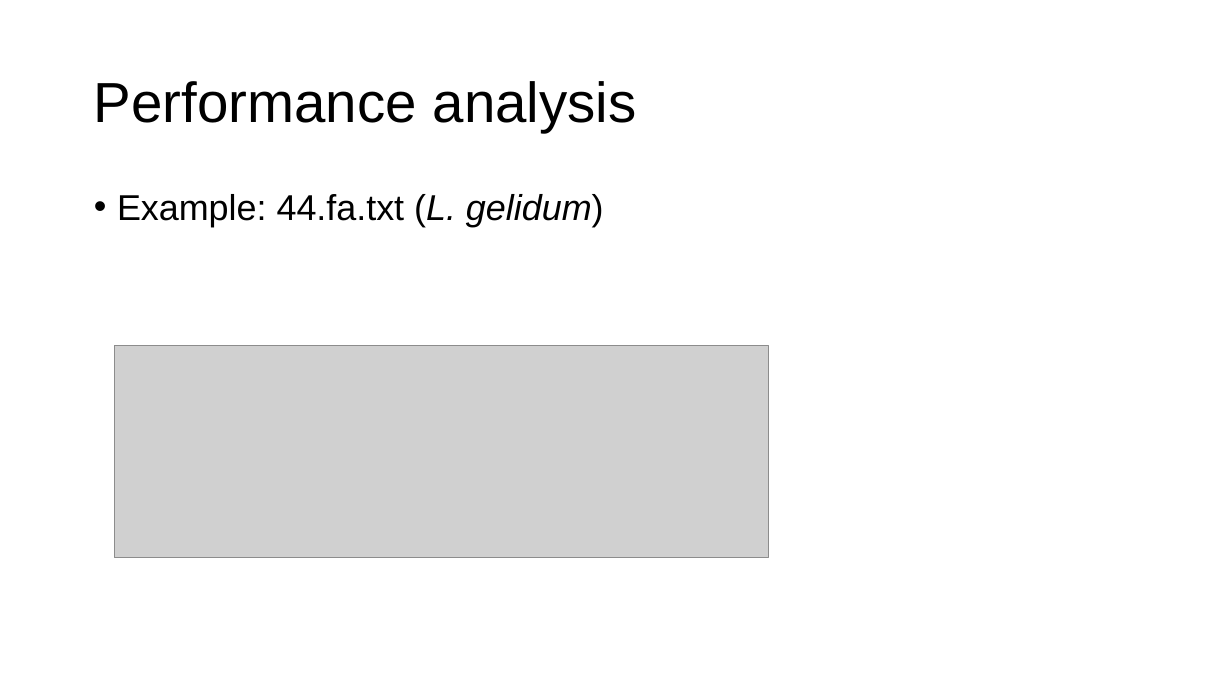
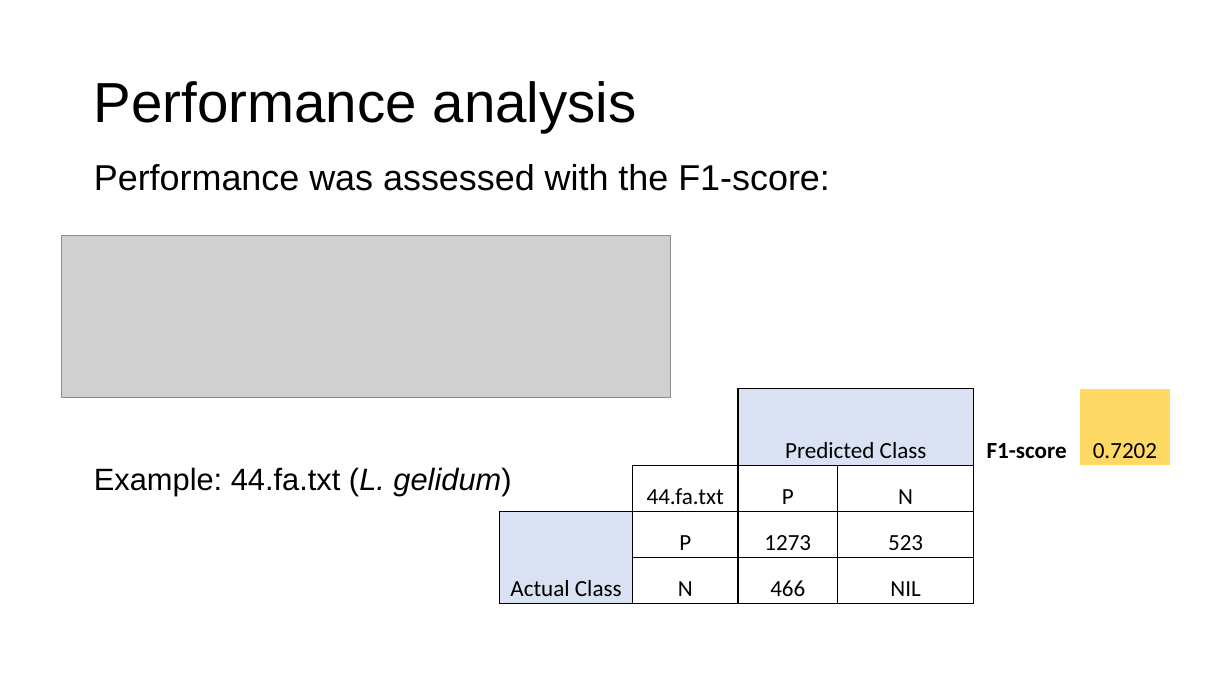
Before and after one commit to maxsenh/comgen, a slide deck: slide 8 of final_project/präsi_max.pptx. Drawn at 1232x693 pixels with LibreOffice and Linux fonts; fonts in the diff are those of the drawing; grey boxes stand for pictures. Boxes give left, top, right and bottom in pixels: in the first picture for what was removed or moved away, otherwise in the second. Text is boxed around its words. In the diff, an @@ line names an element or a change of style, - is before the commit and + after.

```diff
--- a/final_project/präsi_max.pptx
+++ b/final_project/präsi_max.pptx
@@ text "Performance was assessed with the ...": place and size @@
-text "Performance was assessed with the ..." at bbox=[117, 194, 604, 227]
+text "Performance was assessed with the ..." at bbox=[94, 164, 830, 496]
@@ text at bbox=[94, 164, 830, 191]: paragraph added @@
+Performance was assessed with the F1-score:
@@ picture added at bbox=[62, 236, 671, 398] @@
@@ picture removed at bbox=[115, 346, 768, 558] @@
@@ table added at bbox=[500, 389, 1171, 604], 4 rows, 6 columns @@
+ |  | Predicted Class |  | F1-score | 0.7202
+ | 44.fa.txt | P | N |  | 
+Actual Class | P | 1273 | 523 |  | 
+ | N | 466 | NIL |  | 
@@ text at bbox=[94, 467, 511, 496]: size 28 to 24 pt in "Example: 44.fa.txt (L. gelidum)"; bullet • to none @@
```
Also in this commit, not shown: 2 other slides changed, 8 other files.
